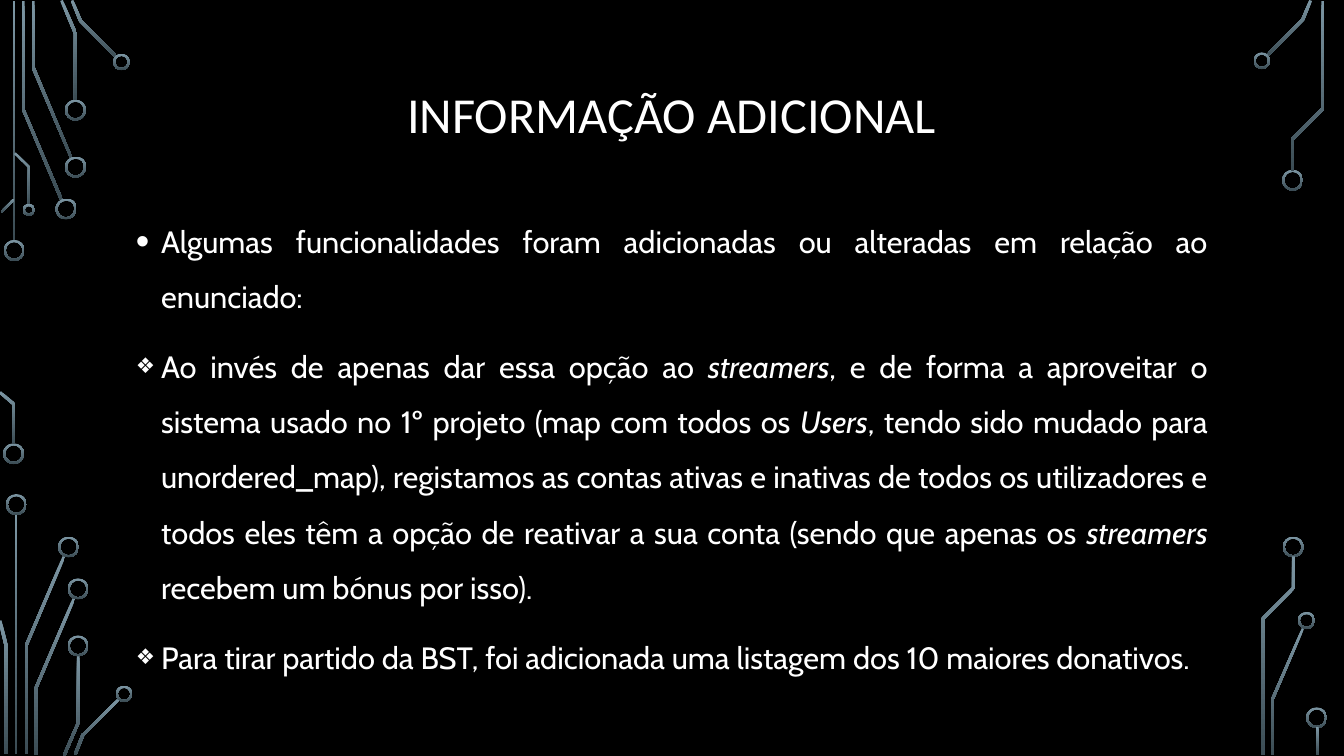
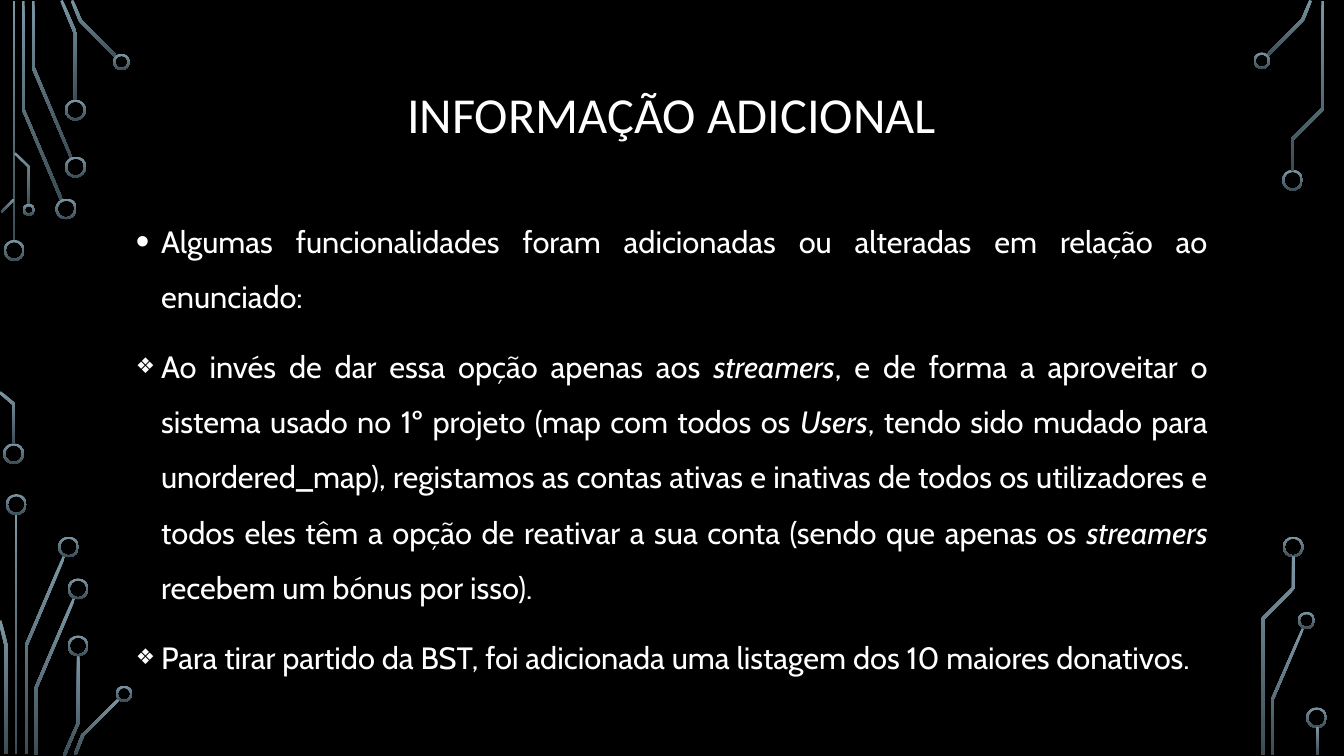
Before and after one commit to BrunoRosendo/StreamZ-AEDA-proj-, a slide deck: slide 12 of Parte 2.pptx. Drawn at 1344x756 pixels with LibreOffice and Linux fonts; fonts in the diff are those of the drawing; background and template pictures are left out. Boxes give left, top, right and bottom in pixels: in the first picture for what was removed or moved away, otherwise in the second. Text is boxed around its words. In the diff, an @@ line names an element or a change of style, - is before the commit and + after.

```diff
--- a/Parte 2.pptx
+++ b/Parte 2.pptx
@@ text at bbox=[161, 355, 1208, 606]: text changed @@
-❖ Ao invés de apenas dar essa opção ao streamers, e de forma a aproveitar o sistema usado no 1º projeto (map com todos os Users, tendo sido mudado para unordered_map), registamos as contas ativas e inativas de todos os utilizadores e todos eles têm a opção de reativar a sua conta (sendo que apenas os streamers recebem um bónus por isso).
+❖ Ao invés de dar essa opção apenas aos streamers, e de forma a aproveitar o sistema usado no 1º projeto (map com todos os Users, tendo sido mudado para unordered_map), registamos as contas ativas e inativas de todos os utilizadores e todos eles têm a opção de reativar a sua conta (sendo que apenas os streamers recebem um bónus por isso).
```
Also in this commit, not shown: 1 other slide changed.
